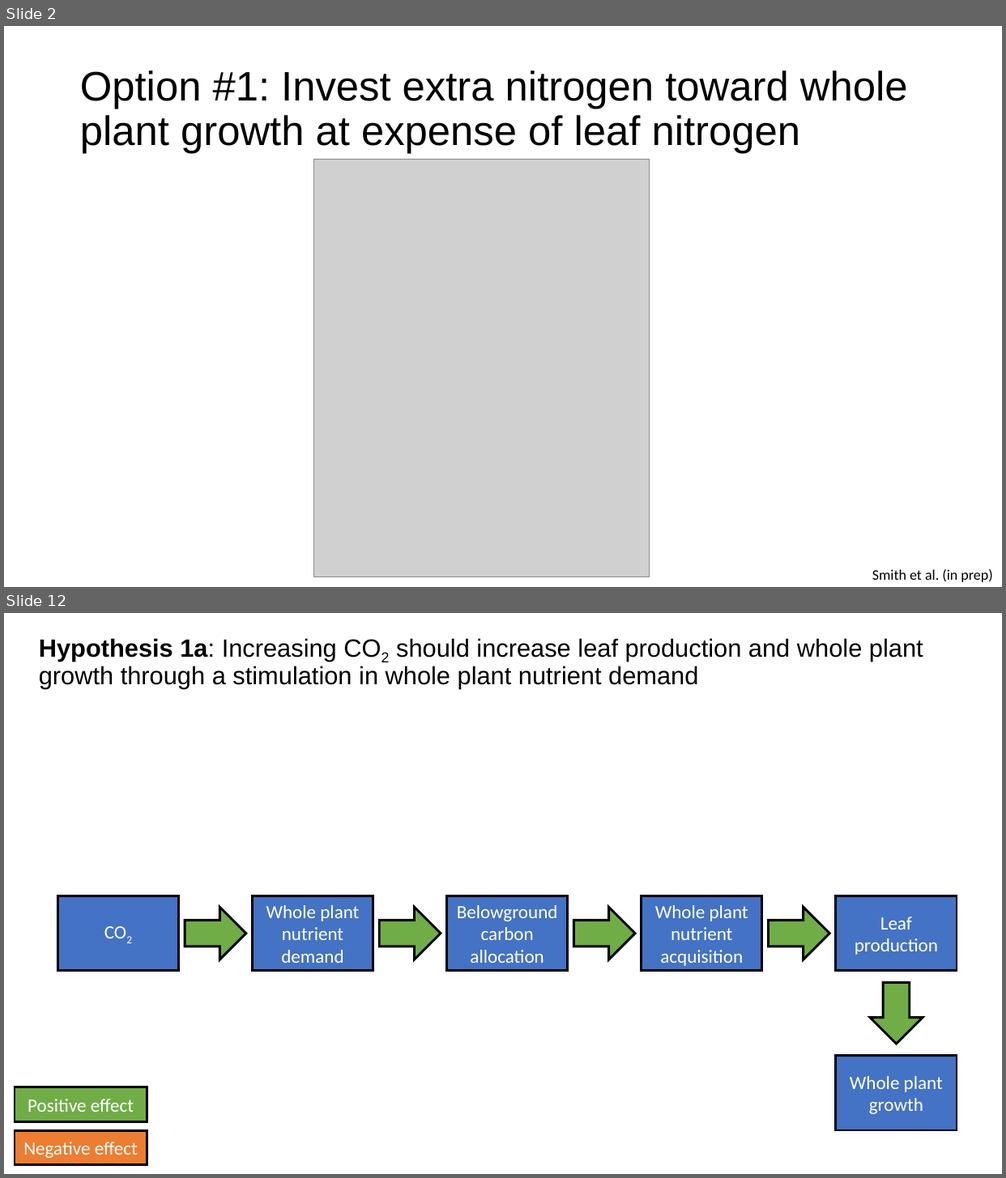
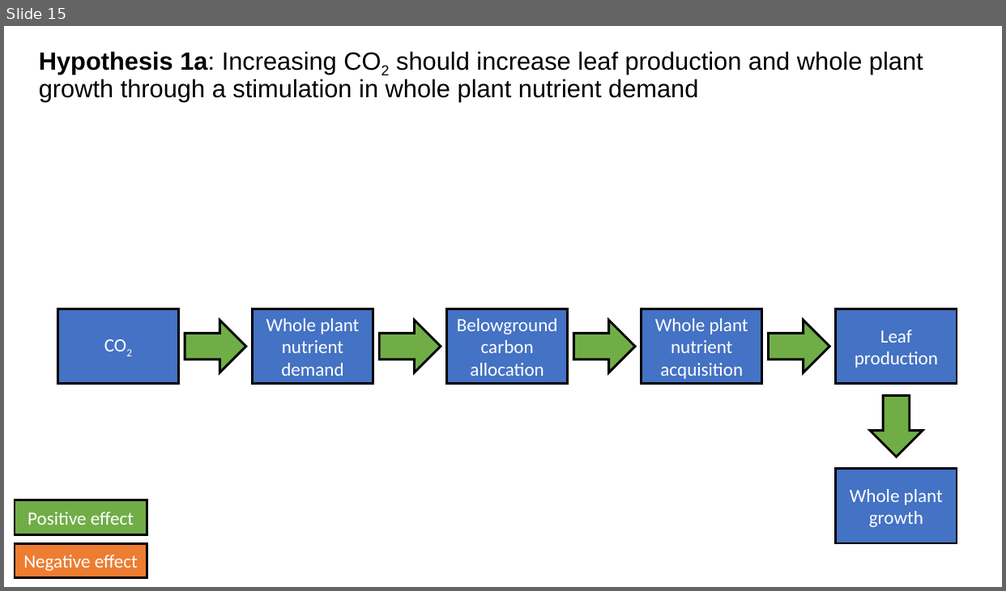
Before and after one commit to eaperkowski/conferences, a slide deck: lemontree_wg/Perkowski_2022_NxCO2.pptx. Shown one above the other, each under a label of ours: slides 2 and 12 before the commit, slide 15 after it; the slides between them are not shown. The pictures are 1006x1178 and 1006x591 pixels, drawn with LibreOffice and Linux fonts; fonts in the diff are those of the drawing; grey boxes stand for pictures. Boxes give left, top, right and bottom in pixels: in the first picture for what was removed or moved away, otherwise in the second. Text is boxed around its words. In the diff, an @@ line names an element or a change of style, - is before the commit and + after.

```diff
--- a/lemontree_wg/Perkowski_2022_NxCO2.pptx
+++ b/lemontree_wg/Perkowski_2022_NxCO2.pptx
@@ slide 2 removed at [4,26,1002,587], background #FFFFFF @@
@@ title removed at [80,71,908,154] @@
-Option #1: Invest extra nitrogen toward whole plant growth at expense of leaf nitrogen
@@ picture removed at [314,160,649,578] @@
@@ text removed at [872,570,992,582] @@
-Smith et al. (in prep)
@@ what was slide 12 is now slide 15 @@
```
Also in this commit, not shown: 21 slides changed, 6 slides added, 2 other files.
